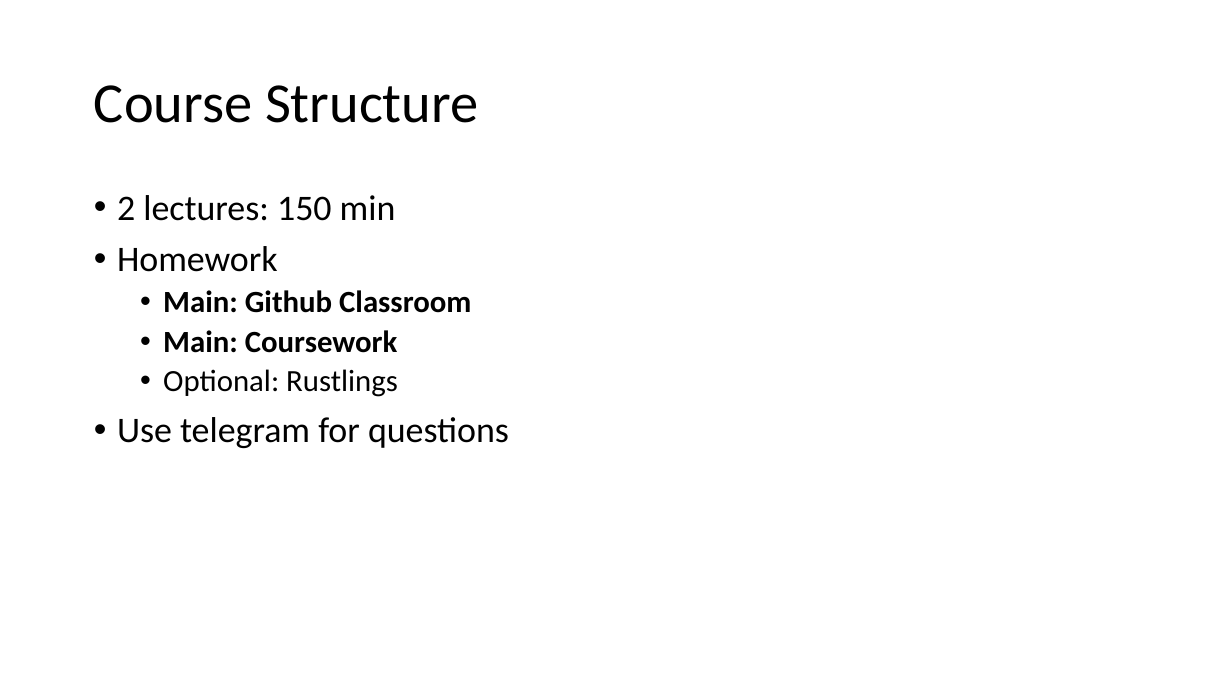
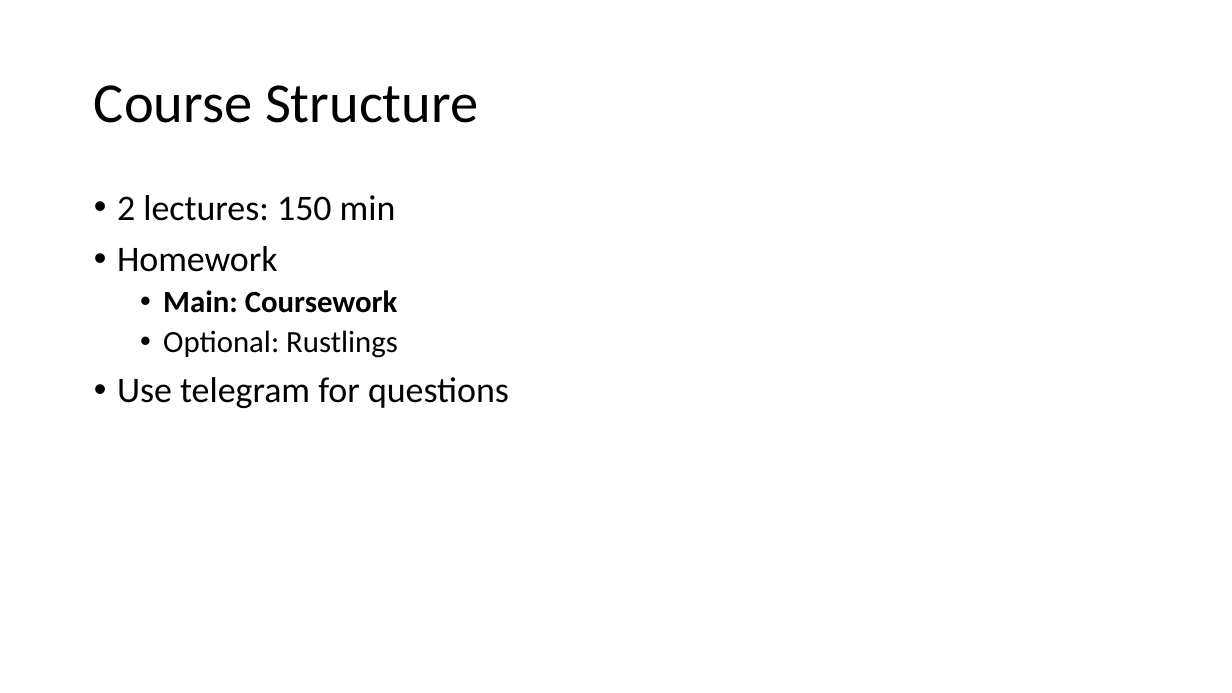
Before and after one commit to kugushev/course-rust-basics, a slide deck: slide 2 of pres/01-Intro.pptx. Drawn at 1232x693 pixels with LibreOffice and Linux fonts; fonts in the diff are those of the drawing. Boxes give left, top, right and bottom in pixels: in the first picture for what was removed or moved away, otherwise in the second. Text is boxed around its words. In the diff, an @@ line names an element or a change of style, - is before the commit and + after.

```diff
--- a/pres/01-Intro.pptx
+++ b/pres/01-Intro.pptx
@@ text at [163,290,471,313]: paragraph removed @@
-  • Main: Github Classroom
```
Also in this commit, not shown: 1 other slide changed, 4 other files.
